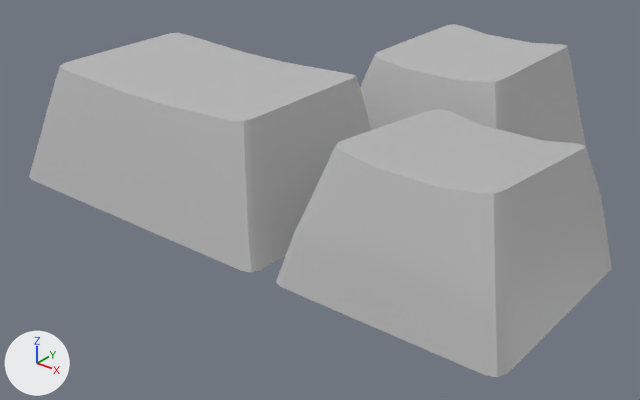
The FBX model [FBX] Keyboard/1u & pipe/r3Pipe.fbx as it was, and as the next commit left it.
Before and after are seen from a 50 mm camera at (0.1034, -0.0232, 0.1888) aimed at (0.0522, 0.0407, 0.1492). The lights are fixed; the arrows at lower left show +X, +Y and +Z. Where no turn or scale is listed for an object, it has been applied to the vertices.

The first picture shows 'r2', 'r3', 'r3pipe'.
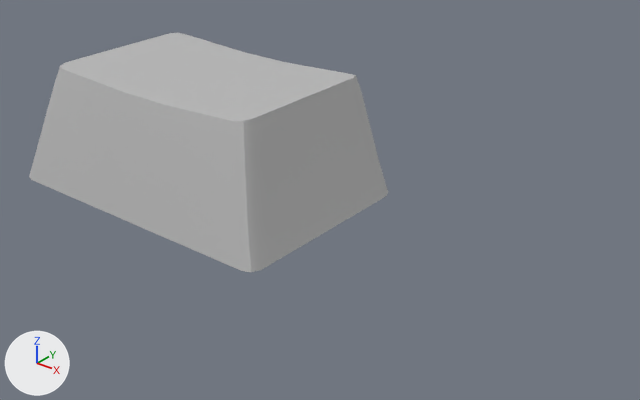
Location of each change, [x1, y1, x2, y2] in pixels of the pictures (640 x 400 px):
'r2', deleted
    before: [276, 109, 612, 377]
'r3', deleted
    before: [360, 24, 587, 149]

What the commit changed:
Object 'r2' (ob_r2) is deleted.
Object 'r3' (ob_r3) is deleted.
